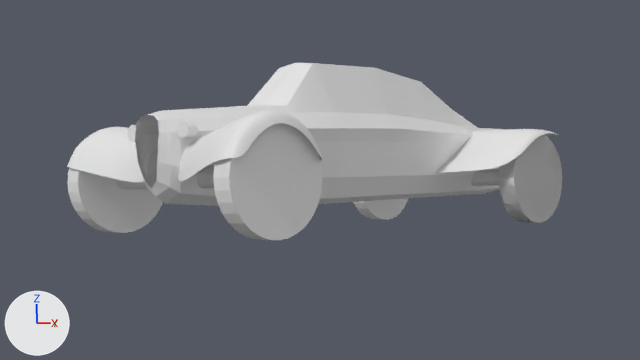
The Blender file Initial Designs and Inspiration/rough first draft.blend, before and after one commit.
Before and after are seen from the file's camera 'Camera'. Arrows for +X, +Y and +Z are at lower left; the lights stay in place.
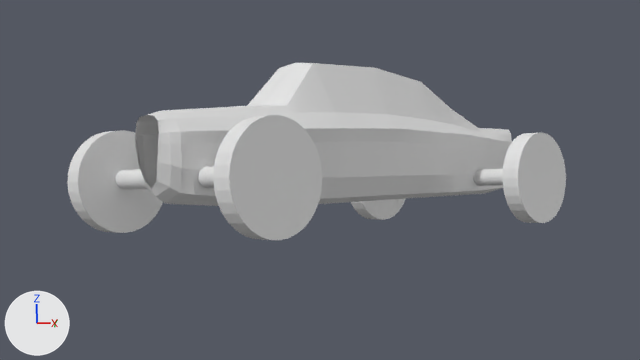
Boxes [x1, y1, x2, y2] around the edits, measured in the pictures (640 x 360 px; the box of a moved part takes in the faces that stretch with it):
'Body', reshaped
    before: [128, 63, 506, 206]
    after: [135, 63, 512, 206]
'Front fender', hidden
    before: [67, 110, 323, 183]
'Circle.001', reshaped, moved
    before: [353, 135, 562, 223]
    after: [351, 133, 566, 223]
'Rear fender', hidden
    before: [434, 129, 558, 173]
'Circle.002', hidden
    before: [499, 135, 562, 223]
part 1 of me_cube_001, deleted
    before: [128, 119, 198, 142]
part 2 of me_cube_001, moved or reshaped
    before: [403, 174, 500, 199]
    after: [403, 174, 503, 199]
part 3 of me_cube_001, moved or reshaped
    before: [147, 170, 337, 206]
    after: [145, 168, 337, 206]

Diff of the bpy script that builds the scene:
```diff
--- a/Initial Designs and Inspiration/rough first draft.blend.py
+++ b/Initial Designs and Inspiration/rough first draft.blend.py
@@ me_cube_001 @@
 me_cube_001.from_pydata(...)  # 152 vertices, 104 faces; spans x 0.0..1.39, y -6.22..6.26, z -1.4..2.15
 # used by ob_body; location = (0.0, 0.0, -0.31)
 # verts and faces of me_cube_001; kept vertices keep their numbers, new ones are numbered from 152
 # before: 77 (0.71, 4.54, -1.07), 78 (0.73, 3.04, -1.11)
 # before: 83 (0.56, -5.5, -1.07), 85 (0.7, -3.08, -1.21)
+# me_cube_001 part 1: the loose piece of 64 vertices spanning x 0.73..1.1, y -5.97..-5.74, z 0.09..0.45 is deleted
+# me_cube_001 part 2
+verts[77] = (0.83, 4.54, -1.07)  # moved
+verts[78] = (0.9, 3.04, -1.11)  # moved
+# me_cube_001 part 3
+verts[83] = (0.64, -5.5, -1.07)  # moved
+verts[85] = (0.74, -3.08, -1.21)  # moved
@@ ob_circle_001 @@
 ob_circle_001 = bpy.data.objects.new('Circle.001', me_circle_002)
-ob_circle_001.location = (2.44, 4.17, -1.06)
+ob_circle_001.location = (2.55, 4.17, -1.06)
 ob_circle_001.rotation_euler = (0.0, 1.571, 0.0)  # degrees (0, 90, 0)
@@ ob_front_fender @@
 _m = ob_front_fender.modifiers.new('Subdivision', 'SUBSURF')
+ob_front_fender.hide_set(True)
@@ ob_rear_fender @@
 _m = ob_rear_fender.modifiers.new('Subdivision', 'SUBSURF')
+ob_rear_fender.hide_set(True)
@@ ob_circle_002 @@
 _m = ob_circle_002.modifiers.new('Mirror', 'MIRROR')
+ob_circle_002.hide_set(True)
```
